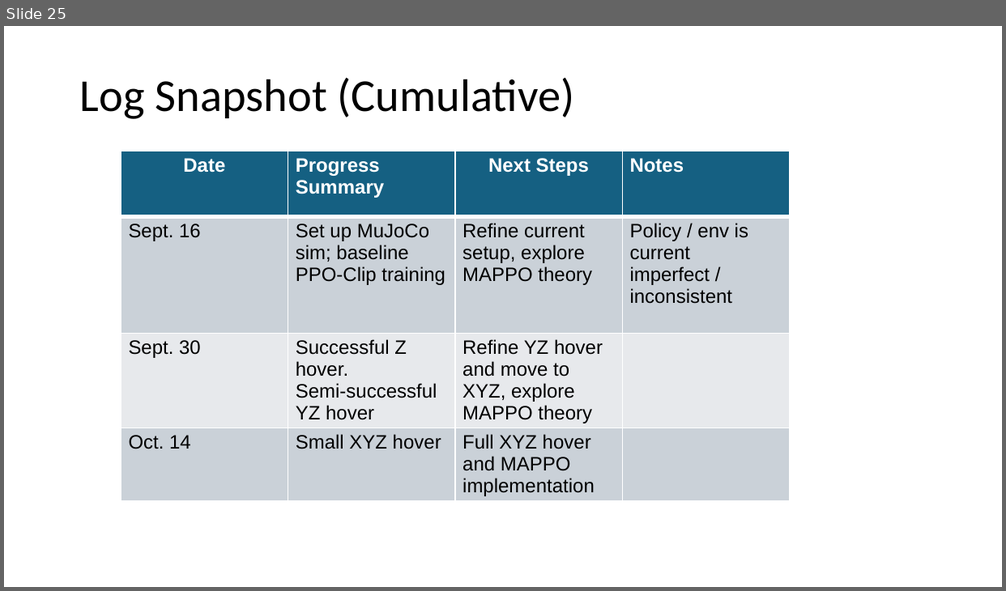
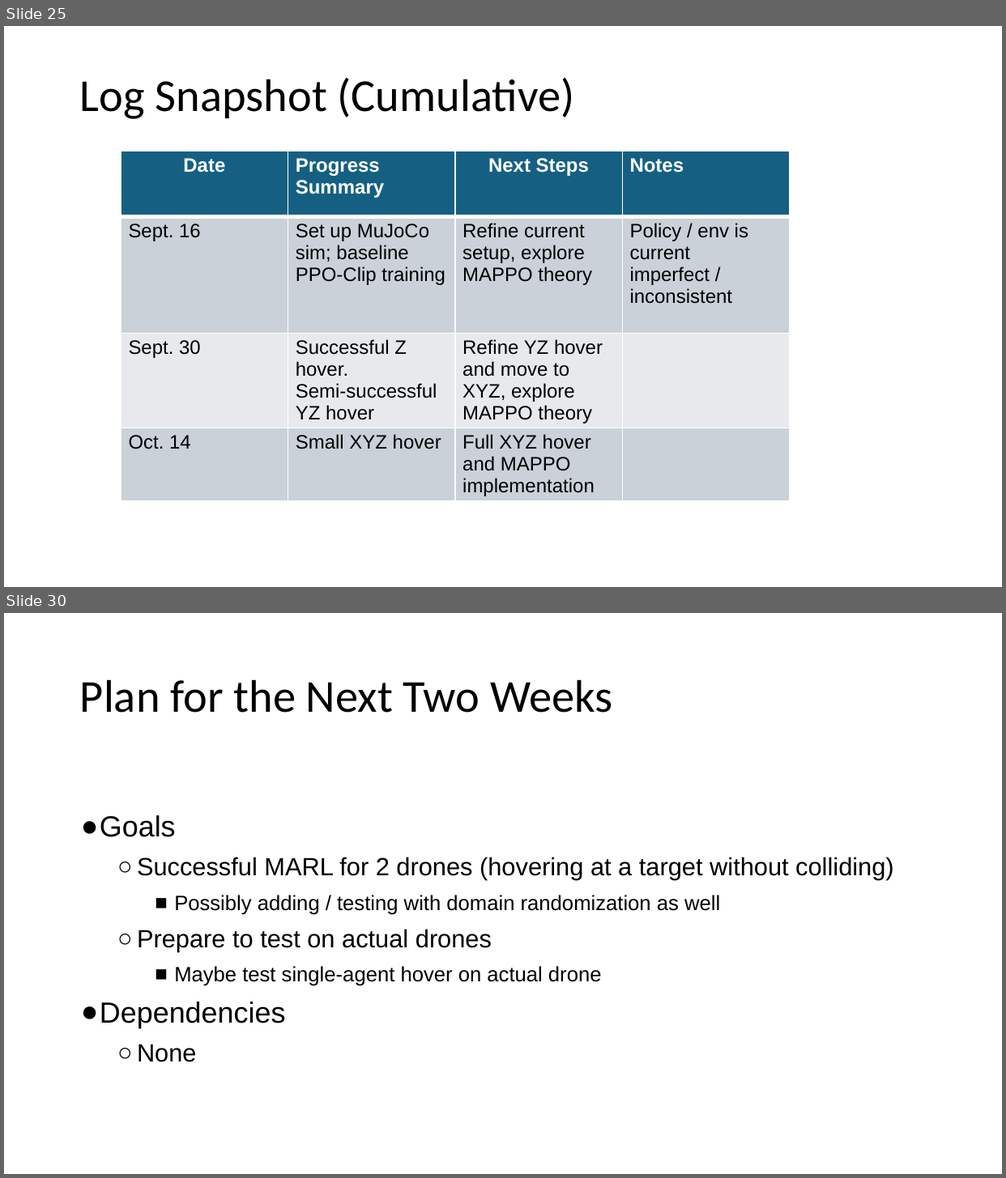
Before and after one commit to shazia-dewan/multi-agentCrazyflieLift, a slide deck: docs/MIRL LAB Honours Project Bi-Weekly Update.pptx. Shown one above the other, each under a label of ours: slide 25 before the commit, slides 25 and 30 after it; the slides between them are not shown. The pictures are 1006x591 and 1006x1178 pixels, drawn with LibreOffice and Linux fonts; fonts in the diff are those of the drawing. Boxes give left, top, right and bottom in pixels: in the first picture for what was removed or moved away, otherwise in the second. Text is boxed around its words. In the diff, an @@ line names an element or a change of style, - is before the commit and + after.

```diff
--- a/docs/MIRL LAB Honours Project Bi-Weekly Update.pptx
+++ b/docs/MIRL LAB Honours Project Bi-Weekly Update.pptx
@@ slide 30 added at [4, 613, 1002, 1174], background #FFFFFF @@
@@ title added at [80, 679, 612, 713], 33 pt, text #000000 @@
+Plan for the Next Two Weeks
@@ text added at [100, 815, 894, 1063], 18 pt, text #000000 @@
+● Goals
+  ○ Successful MARL for 2 drones (hovering at a target without colliding)
+    ■ Possibly adding / testing with domain randomization as well
+  ○ Prepare to test on actual drones
+    ■ Maybe test single-agent hover on actual drone
+● Dependencies
+  ○ None
```
Also in this commit, not shown: 10 other slides added, 1 other file.
